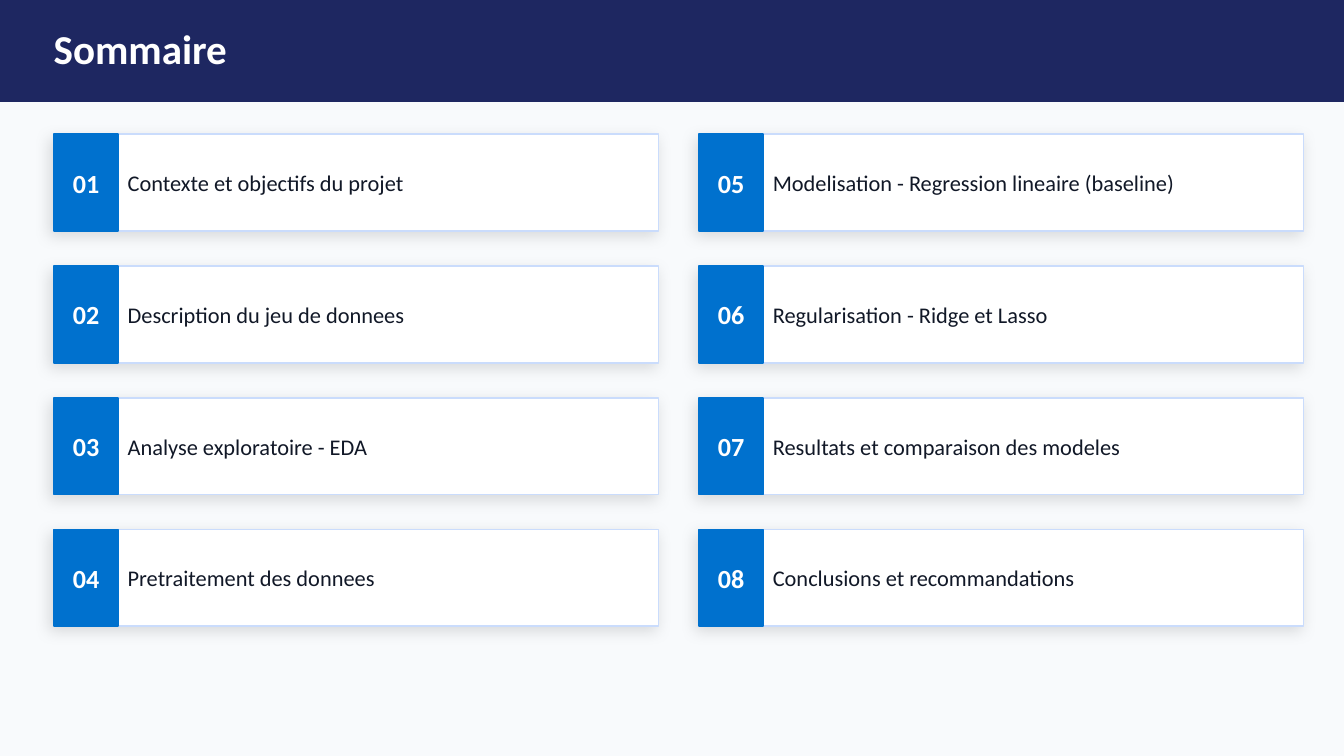
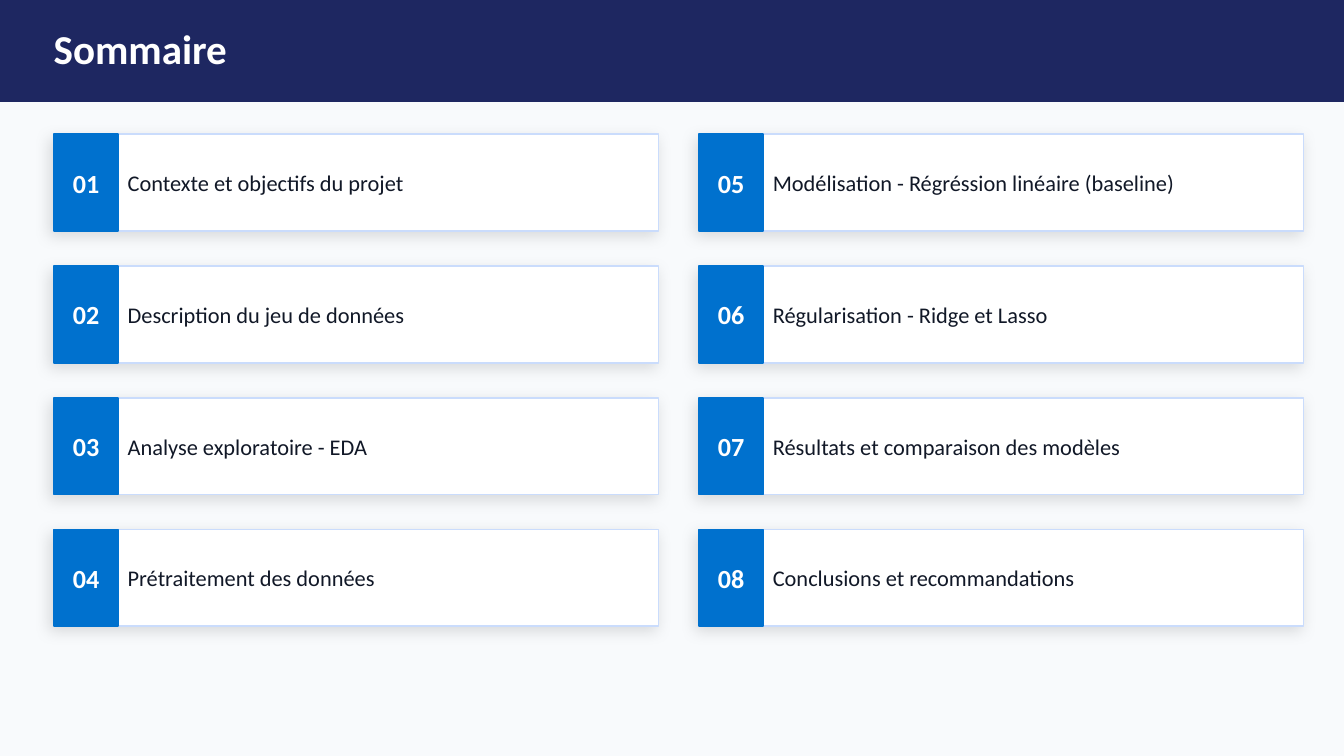
Before and after one commit to AichaFa/2-Projets-Fullstack, a slide deck: slide 2 of 3-Apprentissage automatique/1-soldes Walmart/Walmart_Presentation.pptx. Drawn at 1344x756 pixels with LibreOffice and Linux fonts; fonts in the diff are those of the drawing. Boxes give left, top, right and bottom in pixels: in the first picture for what was removed or moved away, otherwise in the second. Text is boxed around its words. In the diff, an @@ line names an element or a change of style, - is before the commit and + after.

Commit message:
Mise à jour du projet Walmart : finalisation du prétraitement et des modèles

```diff
--- a/3-Apprentissage automatique/1-soldes Walmart/Walmart_Presentation.pptx
+++ b/3-Apprentissage automatique/1-soldes Walmart/Walmart_Presentation.pptx
@@ text at (x1=773, y1=175, x2=1174, y2=195): text changed @@
-Modelisation - Regression lineaire (baseline)
+Modélisation - Régréssion linéaire (baseline)
@@ text at (x1=128, y1=307, x2=404, y2=327): text changed @@
-Description du jeu de donnees
+Description du jeu de données
@@ text at (x1=773, y1=307, x2=1047, y2=327): text changed @@
-Regularisation - Ridge et Lasso
+Régularisation - Ridge et Lasso
@@ text at (x1=773, y1=439, x2=1120, y2=459): text changed @@
-Resultats et comparaison des modeles
+Résultats et comparaison des modèles
@@ text at (x1=128, y1=570, x2=374, y2=586): text changed @@
-Pretraitement des donnees
+Prétraitement des données
```
Also in this commit, not shown: 10 other slides changed, 1 slide added, 4 other files.
